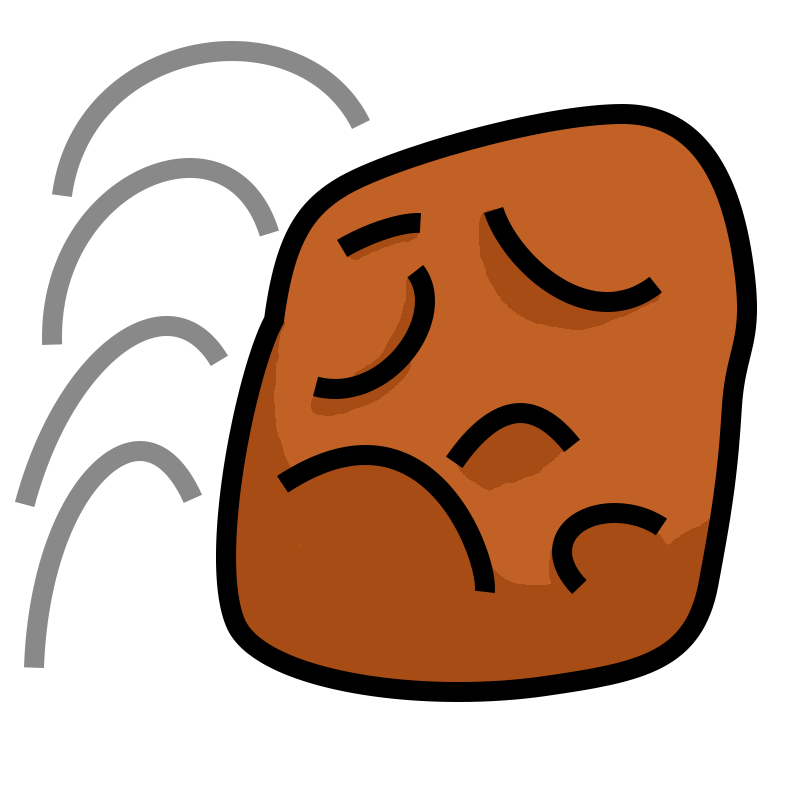
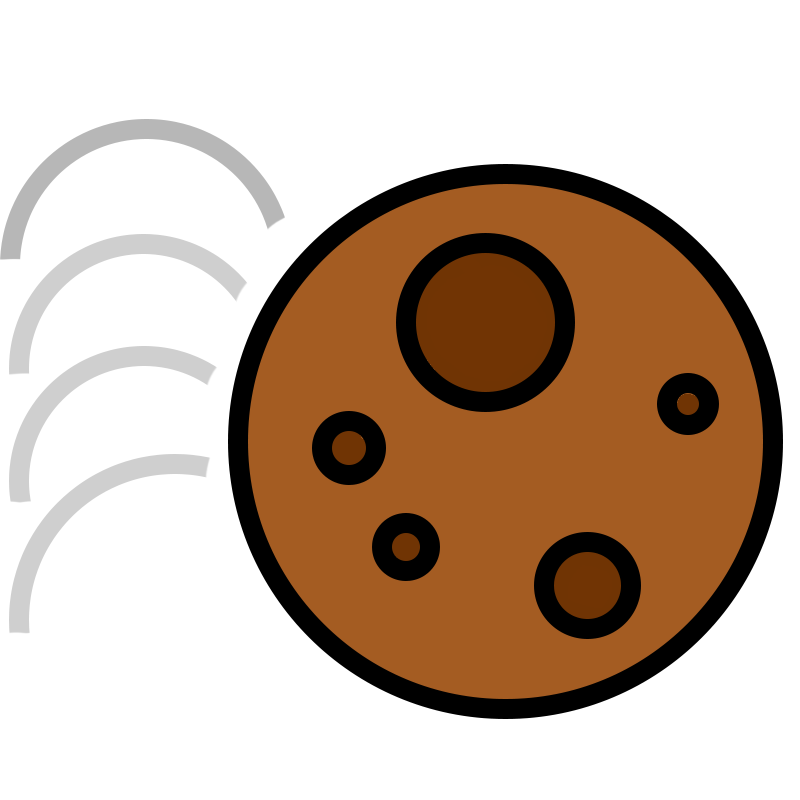
Layers edited between the first and the second 800 × 800 image:
renamed "Background" to "Ellipse 5", showed it, moved it above "Ellipse 1", painted on it over (x1=0, y1=41, x2=783, y2=719)
renamed "Shape 12" to "Ellipse 1", painted on it over (x1=228, y1=164, x2=783, y2=719)
removed layer "Shape 10" over (x1=572, y1=522, x2=656, y2=581)
removed layer "Shape 9" over (x1=277, y1=445, x2=495, y2=593)
removed layer "Shape 8" over (x1=446, y1=403, x2=580, y2=457)
removed layer "Shape 7" over (x1=318, y1=277, x2=415, y2=379)
removed layer "Shape 6" over (x1=503, y1=207, x2=650, y2=293)
removed layer "Shape 5" over (x1=24, y1=441, x2=202, y2=668)
removed layer "Shape 4" over (x1=15, y1=316, x2=228, y2=502)
removed layer "Shape 3" over (x1=42, y1=158, x2=279, y2=345)
removed layer "Shape 2" over (x1=52, y1=41, x2=370, y2=195)
removed layer "Shape 1" over (x1=216, y1=104, x2=757, y2=702)
painted on "Layer 1" over (x1=227, y1=109, x2=773, y2=712)
